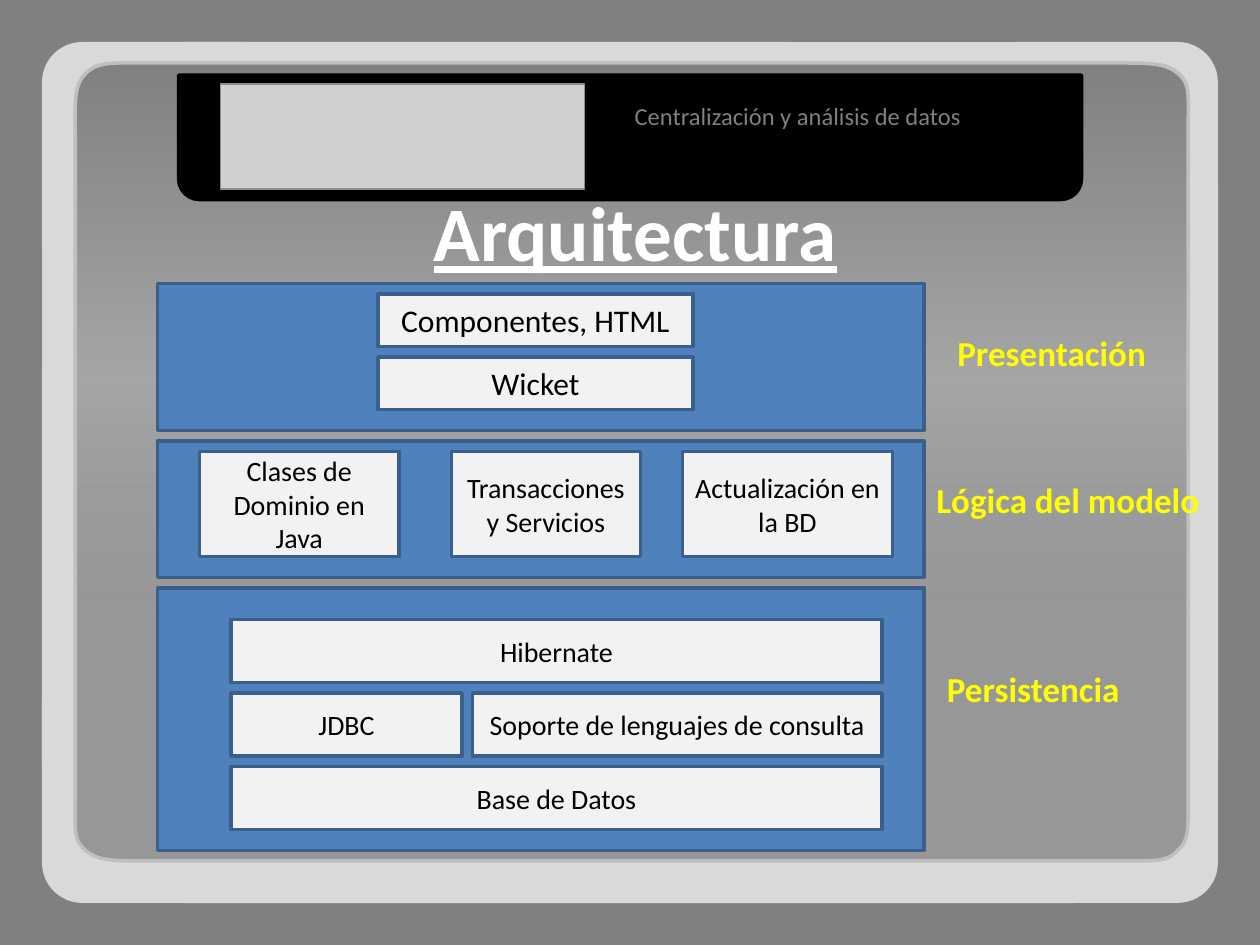
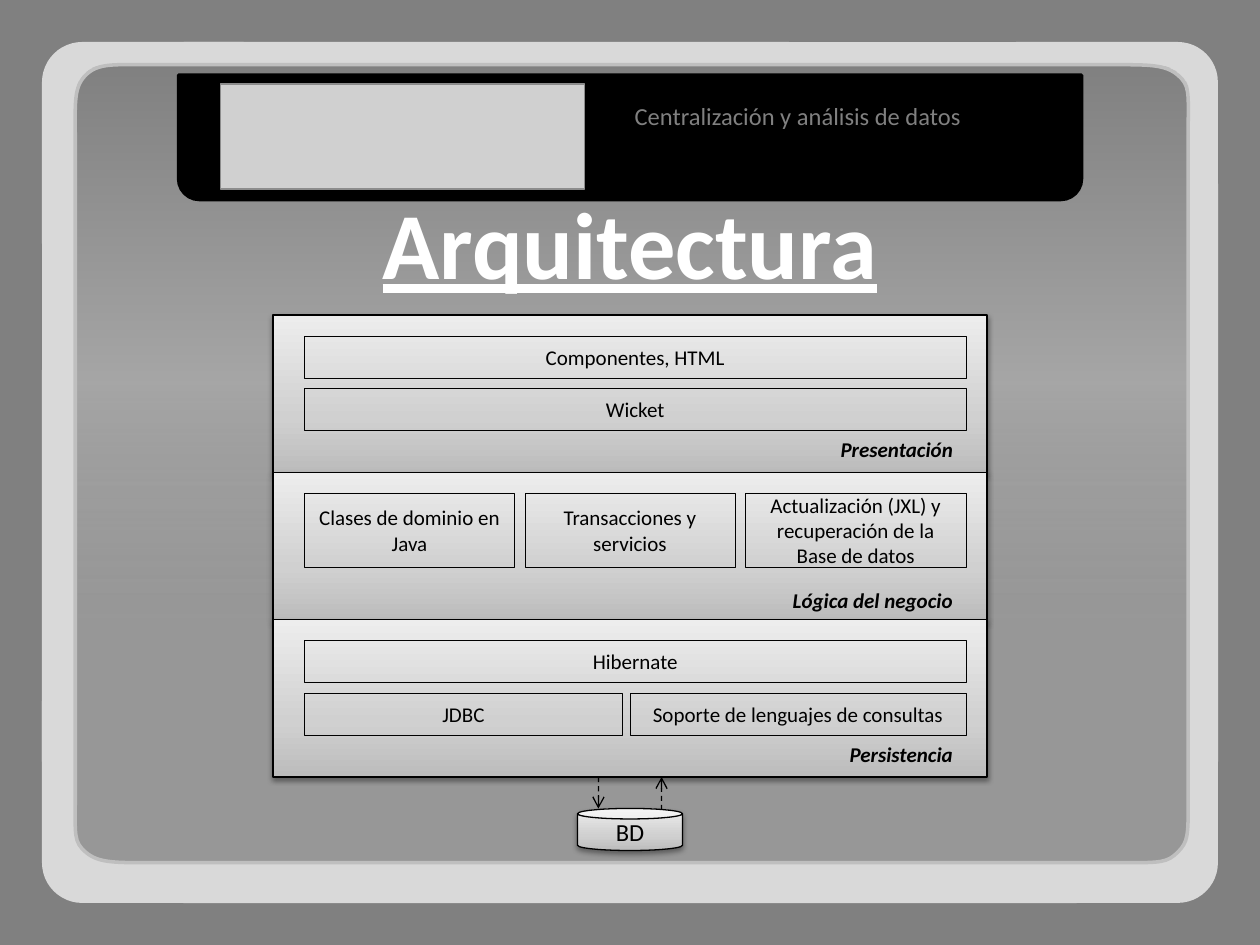
Before and after one commit to adrianachelotti/tallerdesarrollo1ero2011, a slide deck: slide 4 of Presentacion/Tecnica/Presentacion Tecnica.pptx (slide 3 before the commit). Drawn at 1260x945 pixels with LibreOffice and Linux fonts; fonts in the diff are those of the drawing; grey boxes stand for pictures. Boxes give left, top, right and bottom in pixels: in the first picture for what was removed or moved away, otherwise in the second. Text is boxed around its words. In the diff, an @@ line names an element or a change of style, - is before the commit and + after.

```diff
--- a/Presentacion/Tecnica/Presentacion Tecnica.pptx
+++ b/Presentacion/Tecnica/Presentacion Tecnica.pptx
@@ freeform shape at [73, 63, 1189, 863]: outline redrawn @@
@@ text "Arquitectura": place and size @@
-text "Arquitectura" at [434, 198, 837, 273]
+text "Arquitectura" at [383, 200, 877, 294]
@@ text "Arquitectura" at [383, 200, 877, 294]: size 44 to 54 pt @@
@@ rectangle: place and size @@
-rectangle at [158, 284, 924, 431]
+rectangle at [273, 315, 988, 472]
@@ rectangle "Componentes, HTML" at [305, 336, 966, 378]: size 18 to 12 pt; fill #F2F2F2 to none; outline #3A5F8C 2 pt to #000000 0.25 pt @@
@@ rectangle "Componentes, HTML": place and size @@
-rectangle "Componentes, HTML" at [378, 294, 693, 346]
+rectangle "Componentes, HTML" at [305, 336, 966, 378]
@@ rectangle "Wicket": place and size @@
-rectangle "Wicket" at [378, 357, 693, 410]
+rectangle "Wicket" at [305, 388, 966, 430]
@@ rectangle "Wicket" at [305, 388, 966, 430]: size 18 to 12 pt; fill #F2F2F2 to none; outline #3A5F8C 2 pt to #000000 0.25 pt @@
@@ text "Presentación" at [841, 442, 953, 457]: size 20 to 12 pt, text colour #FFFF00 to #000000, italic on; alignment left to right @@
@@ text "Presentación": place and size @@
-text "Presentación" at [957, 341, 1145, 366]
+text "Presentación" at [841, 442, 953, 457]
@@ fill #4F81BD to gradient #BDBDBD to #D1D1D1 to #EEEEEE; outline #3A5F8C 2 pt to #000000 0.75 pt; shadow on in 3 elements at [273, 315, 988, 472], [273, 620, 988, 777], [273, 472, 988, 620] @@
@@ rectangle: place and size @@
-rectangle at [158, 441, 924, 577]
+rectangle at [273, 472, 988, 620]
@@ rectangle removed at [683, 451, 893, 556] @@
-Actualización en la BD
@@ rectangle "Clases de dominio en Java": place and size @@
-rectangle "Clases de dominio en Java" at [199, 451, 398, 556]
+rectangle "Clases de dominio en Java" at [305, 494, 515, 567]
@@ rectangle "Transacciones y servicios": place and size @@
-rectangle "Transacciones y servicios" at [451, 451, 640, 556]
+rectangle "Transacciones y servicios" at [525, 494, 736, 567]
@@ rectangle added at [746, 494, 966, 567], outline #000000 0.25 pt, 12 pt, text #000000 @@
+Actualización (JXL) y recuperación de la Base de datos
@@ text in rectangle at [319, 510, 499, 551]: text changed; size 16 to 12 pt @@
-Clases de Dominio en Java
+Clases de dominio en Java
@@ text in rectangle at [564, 510, 696, 551]: text changed; size 16 to 12 pt @@
-Transacciones y Servicios
+Transacciones y servicios
@@ text at [793, 593, 952, 612]: text changed; size 20 to 12 pt; text colour #FFFF00 to #000000; italic on @@
-Lógica del modelo
+Lógica del negocio
@@ rectangle: place and size @@
-rectangle at [158, 588, 924, 850]
+rectangle at [273, 620, 988, 777]
@@ rectangle "Hibernate": place and size @@
-rectangle "Hibernate" at [231, 620, 882, 683]
+rectangle "Hibernate" at [305, 640, 966, 682]
@@ rectangle "Hibernate" at [305, 640, 966, 682]: size 16 to 12 pt; fill #F2F2F2 to none; outline #3A5F8C 2 pt to #000000 0.25 pt @@
@@ rectangle "JDBC" at [305, 693, 622, 735]: size 16 to 12 pt; fill #F2F2F2 to none; outline #3A5F8C 2 pt to #000000 0.25 pt @@
@@ rectangle "JDBC": place and size @@
-rectangle "JDBC" at [231, 693, 461, 756]
+rectangle "JDBC" at [305, 693, 622, 735]
@@ fill #F2F2F2 to none; outline #3A5F8C 2 pt to #000000 0.25 pt in 3 elements at [525, 494, 736, 567], [305, 494, 515, 567], [630, 693, 966, 735] @@
@@ rectangle "Soporte de lenguajes de consultas": place and size @@
-rectangle "Soporte de lenguajes de consultas" at [472, 693, 882, 756]
+rectangle "Soporte de lenguajes de consultas" at [630, 693, 966, 735]
@@ text in rectangle at [653, 707, 943, 726]: text changed; size 16 to 12 pt @@
-Soporte de lenguajes de consulta
+Soporte de lenguajes de consultas
@@ text "Persistencia": place and size @@
-text "Persistencia" at [947, 677, 1120, 702]
+text "Persistencia" at [850, 747, 953, 762]
@@ text "Persistencia" at [850, 747, 953, 762]: size 20 to 12 pt, text colour #FFFF00 to #000000, italic on; alignment left to right @@
@@ rectangle removed at [231, 766, 882, 829] @@
-Base de Datos
@@ arrow added from (598, 777) to (598, 809), #000000 0.75 pt dashed @@
@@ arrow added from (662, 819) to (662, 777), #000000 0.75 pt dashed @@
@@ cylinder added at [577, 809, 682, 850], fill gradient #BDBDBD to #D1D1D1 to #EEEEEE, outline #000000 0.75 pt, 14 pt, text #000000 @@
+BD
```
Also in this commit, not shown: 3 other slides changed, 2 slides added.
